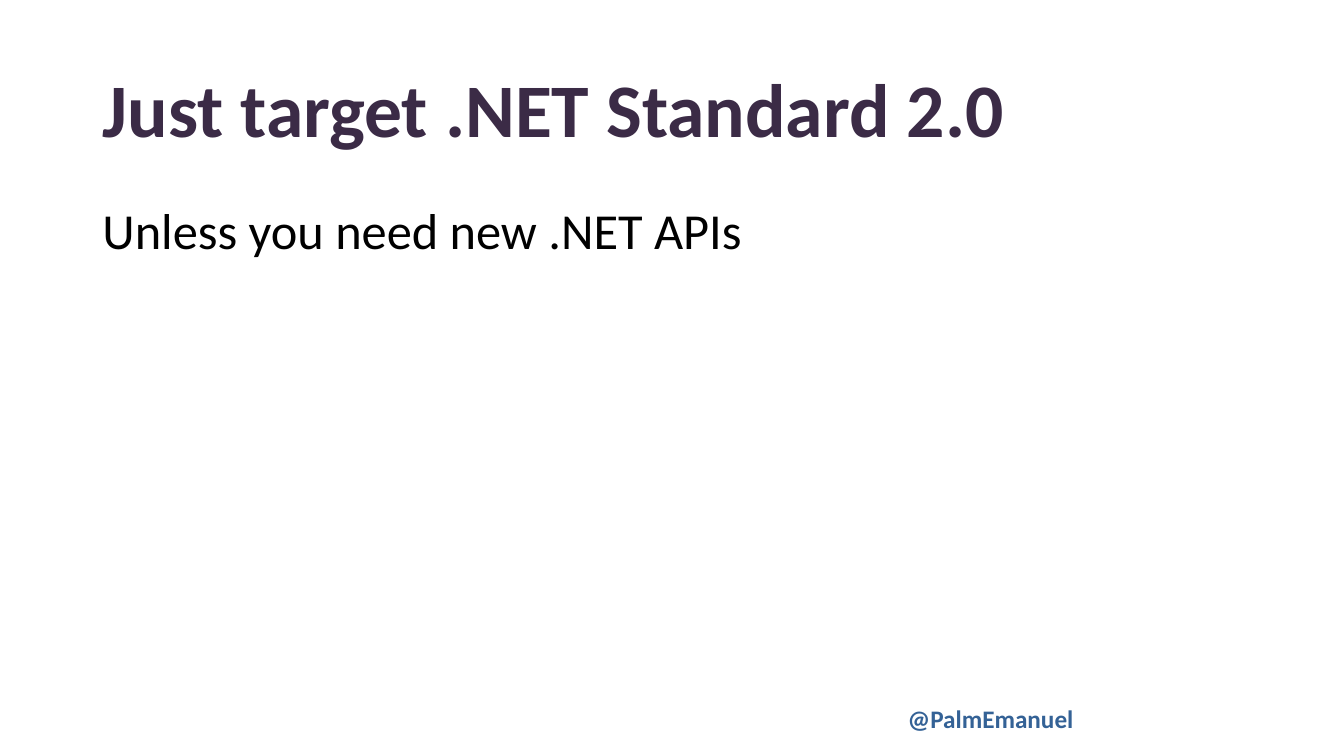
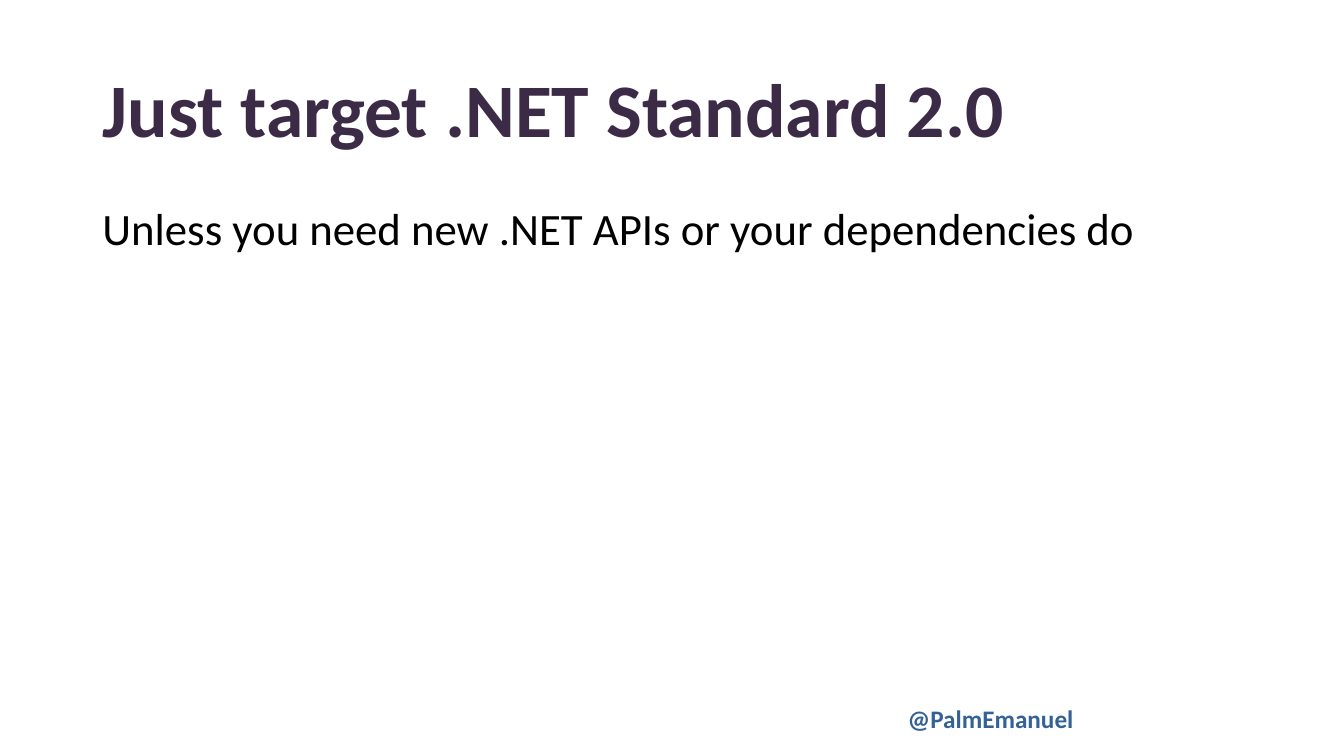
Before and after one commit to PalmEmanuel/PSConfEU, a slide deck: slide 16 of 2026/OpenSourceModulesInCSharp/PSCONFEU26_EmanuelPalm_OpenSourceModulesInCSharp.pptx. Drawn at 1344x756 pixels with LibreOffice and Linux fonts; fonts in the diff are those of the drawing; background and template pictures are left out. Boxes give left, top, right and bottom in pixels: in the first picture for what was removed or moved away, otherwise in the second. Text is boxed around its words. In the diff, an @@ line names an element or a change of style, - is before the commit and + after.

Commit message:
updated text on target framework slide

```diff
--- a/2026/OpenSourceModulesInCSharp/PSCONFEU26_EmanuelPalm_OpenSourceModulesInCSharp.pptx
+++ b/2026/OpenSourceModulesInCSharp/PSCONFEU26_EmanuelPalm_OpenSourceModulesInCSharp.pptx
@@ text at [102,214,1133,253]: text changed; size 36 to 32 pt @@
-Unless you need new .NET APIs
+Unless you need new .NET APIs or your dependencies do
```
